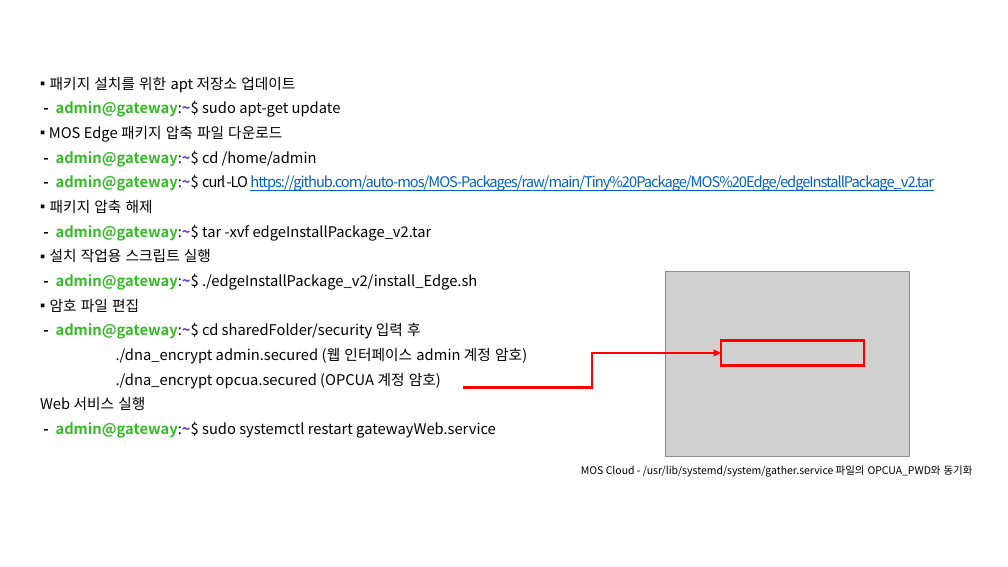
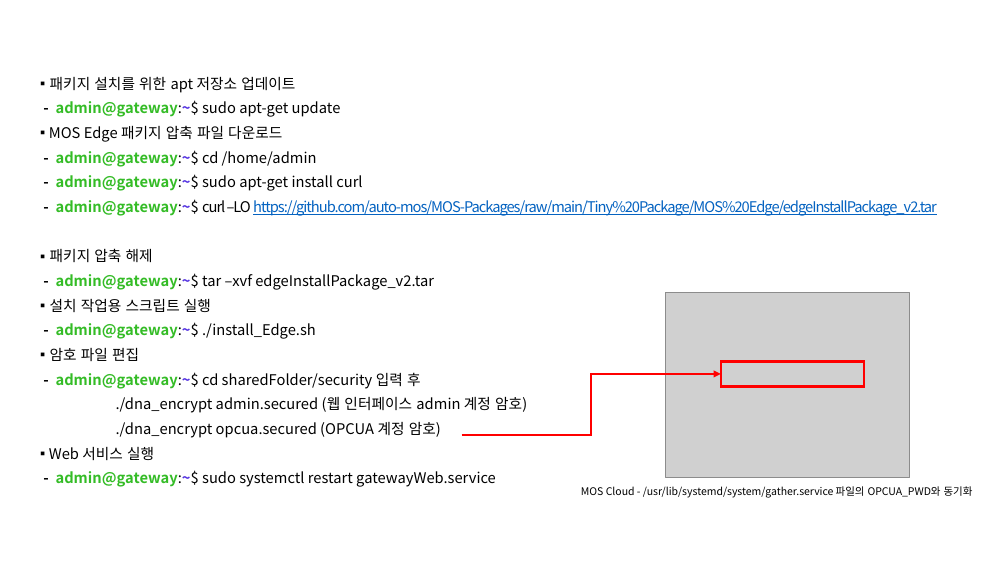
Before and after one commit to auto-mos/MOS-Packages, a slide deck: slide 7 of Tiny Package/MOS Edge/MOS Edge Manual.pptx. Drawn at 1008x567 pixels with LibreOffice and Linux fonts; fonts in the diff are those of the drawing; grey boxes stand for pictures; background and template pictures are left out. Boxes give left, top, right and bottom in pixels: in the first picture for what was removed or moved away, otherwise in the second. Text is boxed around its words. In the diff, an @@ line names an element or a change of style, - is before the commit and + after.

```diff
--- a/Tiny Package/MOS Edge/MOS Edge Manual.pptx
+++ b/Tiny Package/MOS Edge/MOS Edge Manual.pptx
@@ text at <box>56,174,937,216</box>: text changed @@
-- admin@gateway:~$ curl -LO https://github.com/auto-mos/MOS-Packages/raw/main/Tiny%20Package/MOS%20Edge/edgeInstallPackage_v2.tar
+- admin@gateway:~$ sudo apt-get install curl
+- admin@gateway:~$ curl –LO https://github.com/auto-mos/MOS-Packages/raw/main/Tiny%20Package/MOS%20Edge/edgeInstallPackage_v2.tar
@@ text at <box>56,273,434,290</box>: text changed @@
-- admin@gateway:~$ tar -xvf edgeInstallPackage_v2.tar
+- admin@gateway:~$ tar –xvf edgeInstallPackage_v2.tar
@@ text at <box>56,322,316,339</box>: text changed @@
-- admin@gateway:~$ ./edgeInstallPackage_v2/install_Edge.sh
+- admin@gateway:~$ ./install_Edge.sh
@@ elbow arrow moved from (464, 388) - (721, 353) to (462, 435) - (721, 374) @@
@@ 1 picture, 1 text, 1 rectangle: place and size @@
-1 picture, 1 text, 1 rectangle at <box>581,271,973,477</box>
+1 picture, 1 text, 1 rectangle at <box>581,293,973,498</box>
@@ text at <box>49,447,154,460</box>: bullet none to ▪ @@
```
Also in this commit, not shown: 1 other slide changed, 4 other files.
